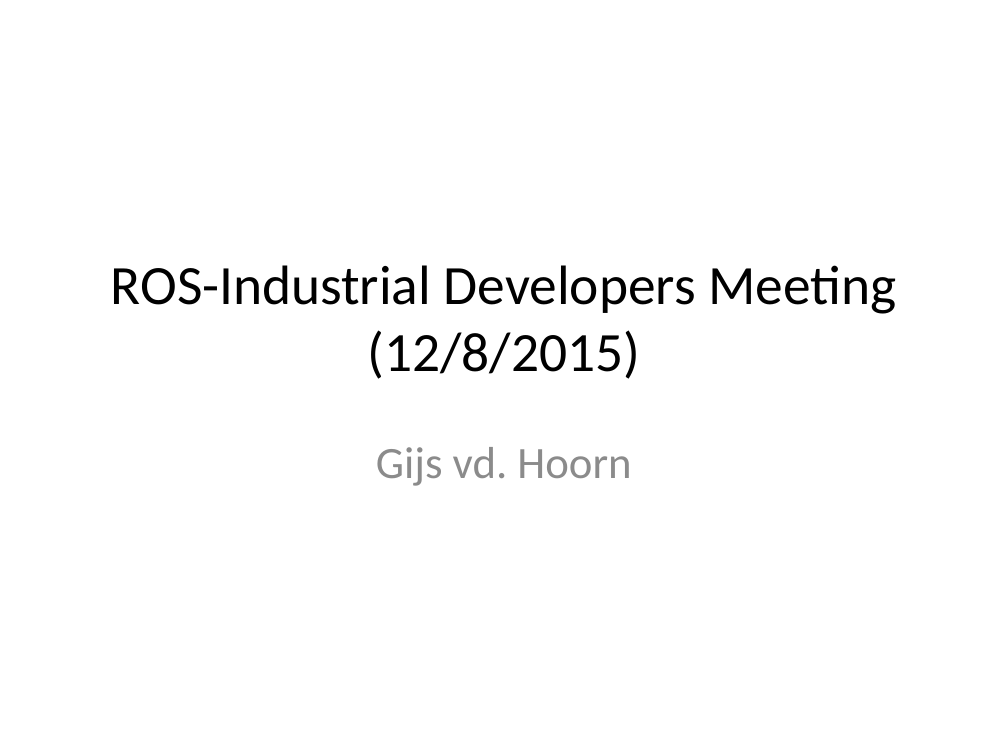
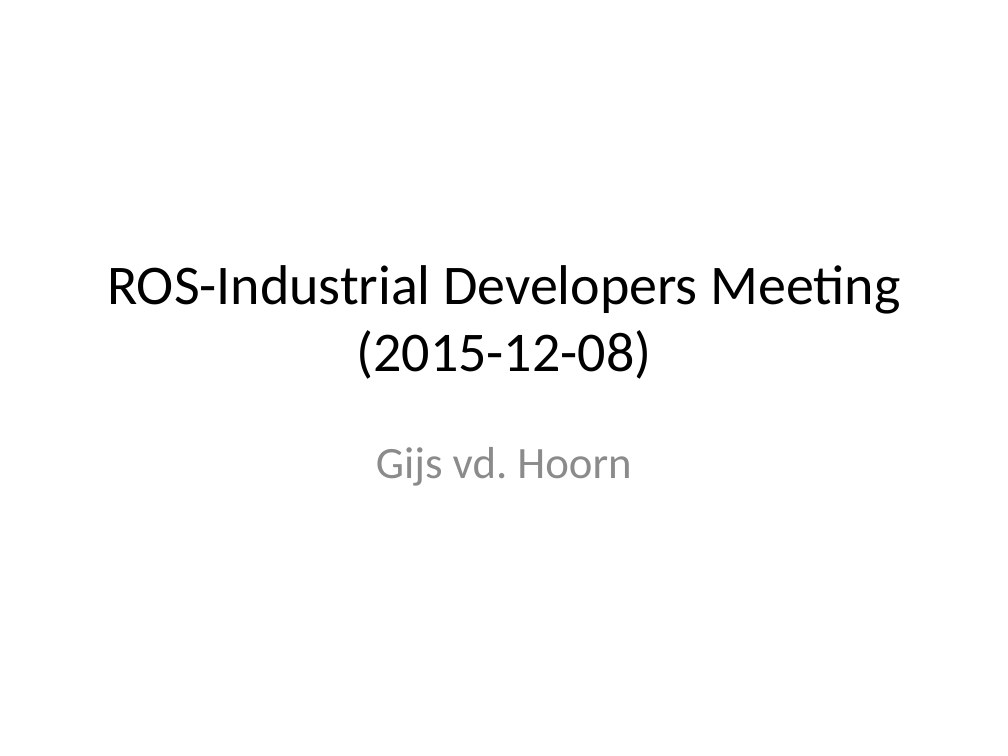
Before and after one commit to ros-industrial/ros_industrial_meetings, a slide deck: slide 1 of developer_meeting_notes/2015_12_08/meeting_agenda.pptx. Drawn at 1008x756 pixels with LibreOffice and Linux fonts; fonts in the diff are those of the drawing. Boxes give left, top, right and bottom in pixels: in the first picture for what was removed or moved away, otherwise in the second. Text is boxed around its words. In the diff, an @@ line names an element or a change of style, - is before the commit and + after.

Commit message:
Added meeting slides.

```diff
--- a/developer_meeting_notes/2015_12_08/meeting_agenda.pptx
+++ b/developer_meeting_notes/2015_12_08/meeting_agenda.pptx
@@ title at bbox=[107, 265, 900, 379]: text changed; size 39.6 to 40 pt @@
-ROS-Industrial Developers Meeting
-(12/8/2015)
+ROS-Industrial Developers Meeting
+(2015-12-08)
```
Also in this commit, not shown: 6 other slides changed, 3 slides added.
